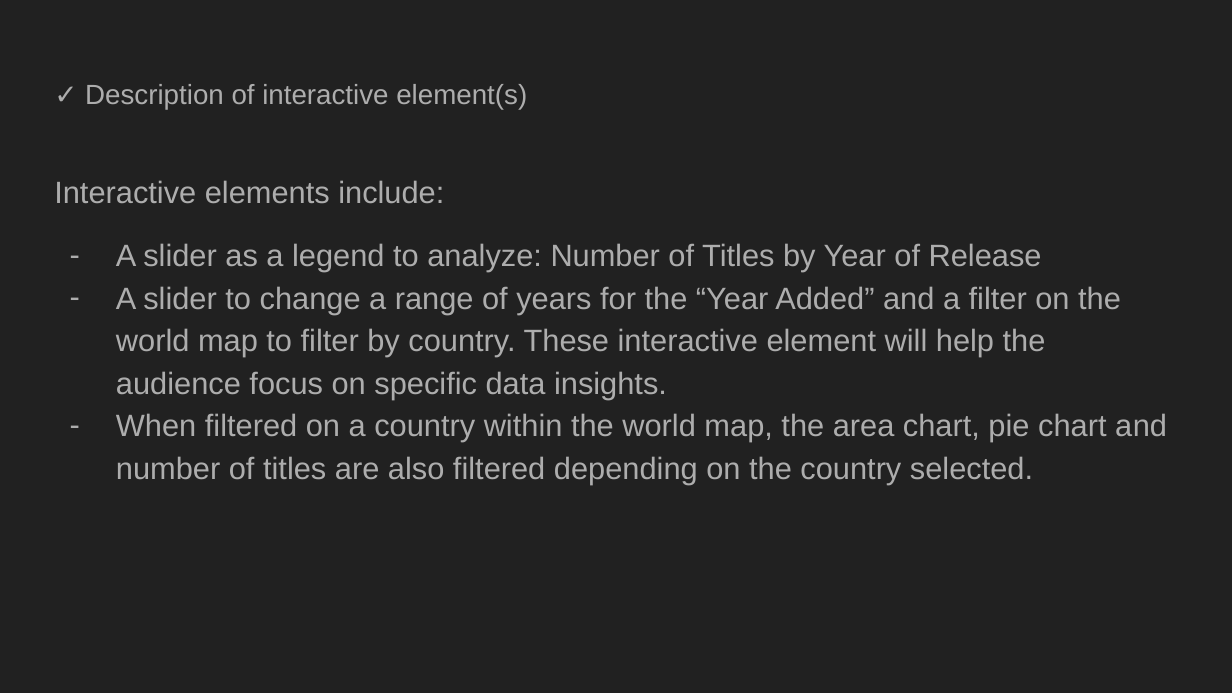
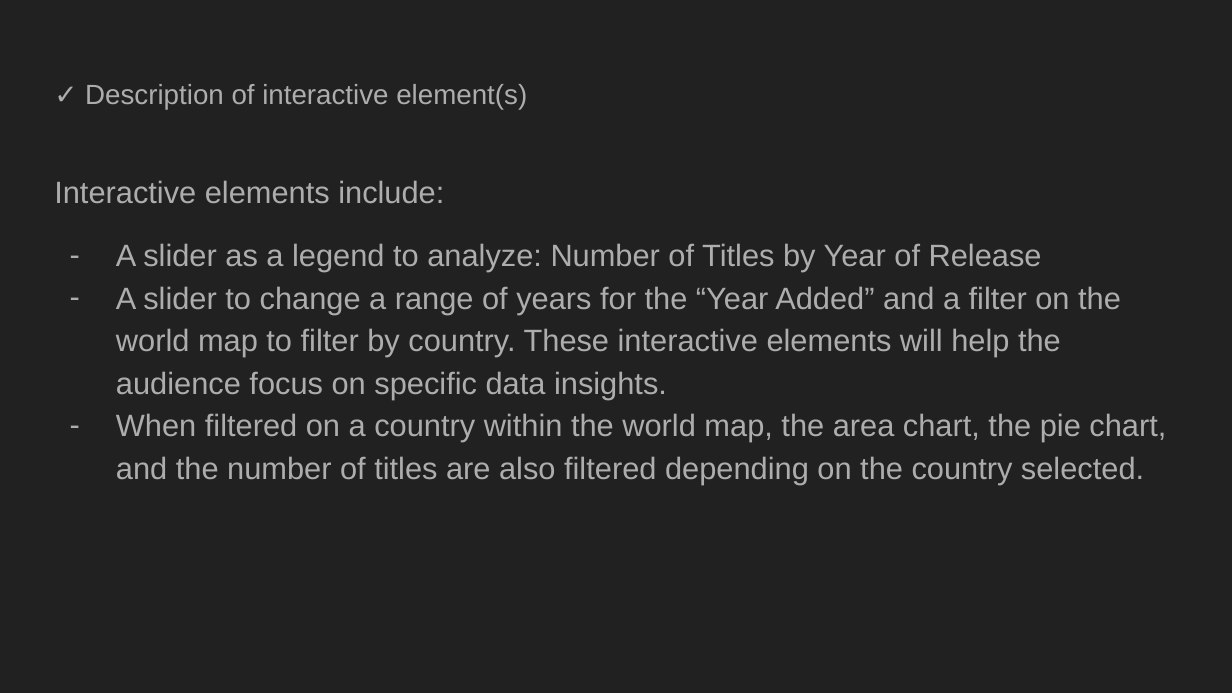
Before and after one commit to asosnik530/EntertainmentBuster, a slide deck: slide 7 of EB_X_Role_NetViz.pptx. Drawn at 1232x693 pixels with LibreOffice and Linux fonts; fonts in the diff are those of the drawing. Boxes give left, top, right and bottom in pixels: in the first picture for what was removed or moved away, otherwise in the second. Text is boxed around its words. In the diff, an @@ line names an element or a change of style, - is before the commit and + after.

```diff
--- a/EB_X_Role_NetViz.pptx
+++ b/EB_X_Role_NetViz.pptx
@@ text at <box>116,286,1166,484</box>: text changed @@
-– A slider to change a range of years for the “Year Added” and a filter on the world map to filter by country. These interactive element will help the audience focus on specific data insights.
-– When filtered on a country within the world map, the area chart, pie chart and number of titles are also filtered depending on the country selected.
+– A slider to change a range of years for the “Year Added” and a filter on the world map to filter by country. These interactive elements will help the audience focus on specific data insights.
+– When filtered on a country within the world map, the area chart, the pie chart, and the number of titles are also filtered depending on the country selected.
```
Also in this commit, not shown: 1 other slide changed.
